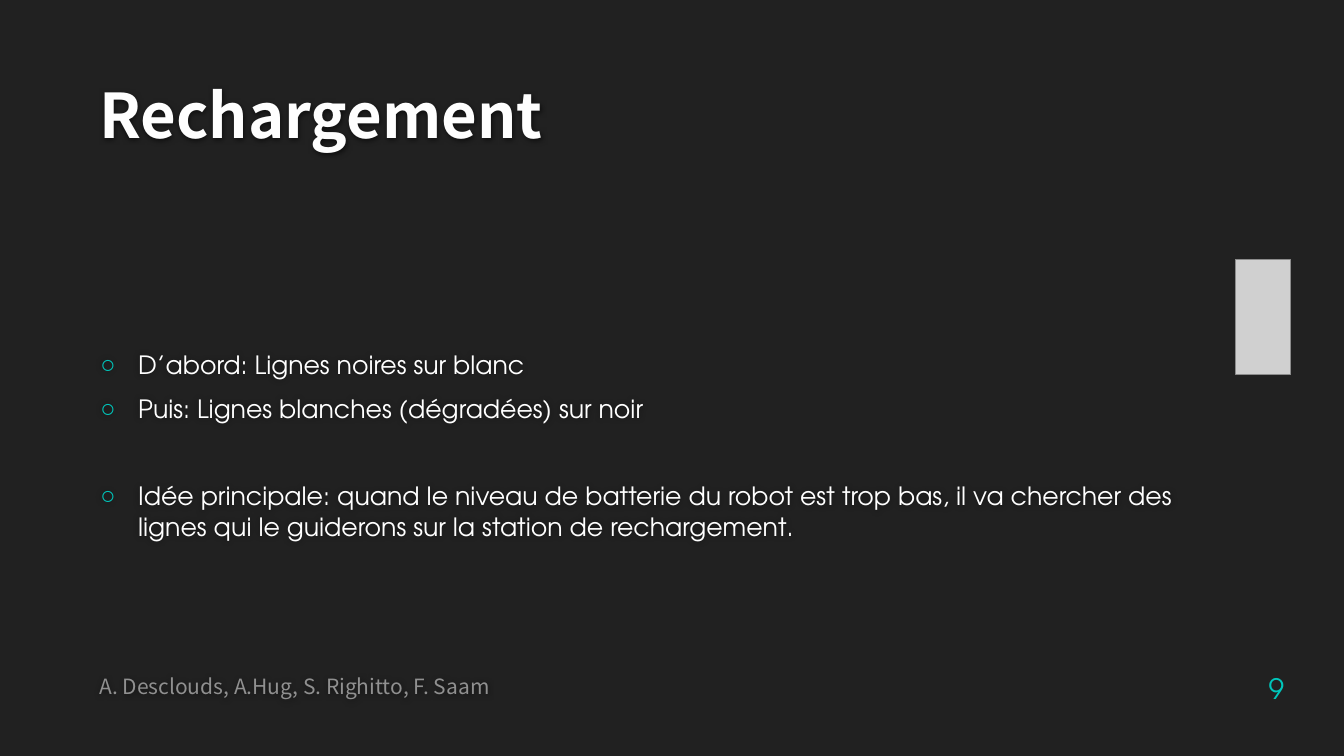
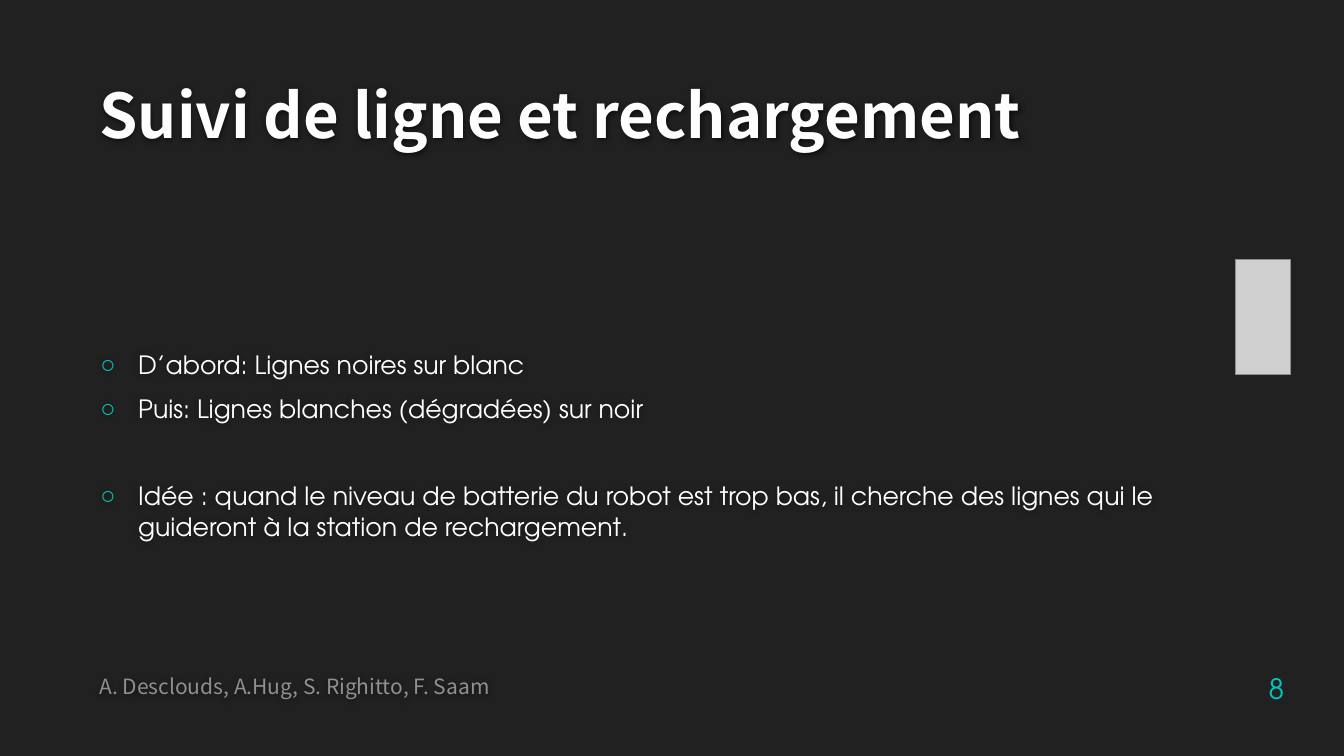
Before and after one commit to SimoneRighitto/SFT15_Elisa, a slide deck: slide 8 of Elisa-3_presentation.pptx (slide 9 before the commit). Drawn at 1344x756 pixels with LibreOffice and Linux fonts; fonts in the diff are those of the drawing; grey boxes stand for pictures; background and template pictures are left out. Boxes give left, top, right and bottom in pixels: in the first picture for what was removed or moved away, otherwise in the second. Text is boxed around its words. In the diff, an @@ line names an element or a change of style, - is before the commit and + after.

```diff
--- a/Elisa-3_presentation.pptx
+++ b/Elisa-3_presentation.pptx
@@ title at box(99, 88, 1021, 153): text changed @@
-Rechargement
+Suivi de ligne et rechargement
@@ text at box(138, 486, 1153, 542): text changed @@
-○ Idée principale: quand le niveau de batterie du robot est trop bas, il va chercher des lignes qui le guiderons sur la station de rechargement.
+○ Idée : quand le niveau de batterie du robot est trop bas, il cherche des lignes qui le guideront à la station de rechargement.
@@ page number at box(1269, 678, 1285, 700): text changed @@
-9
+8
```
Also in this commit, not shown: 14 other slides changed.
